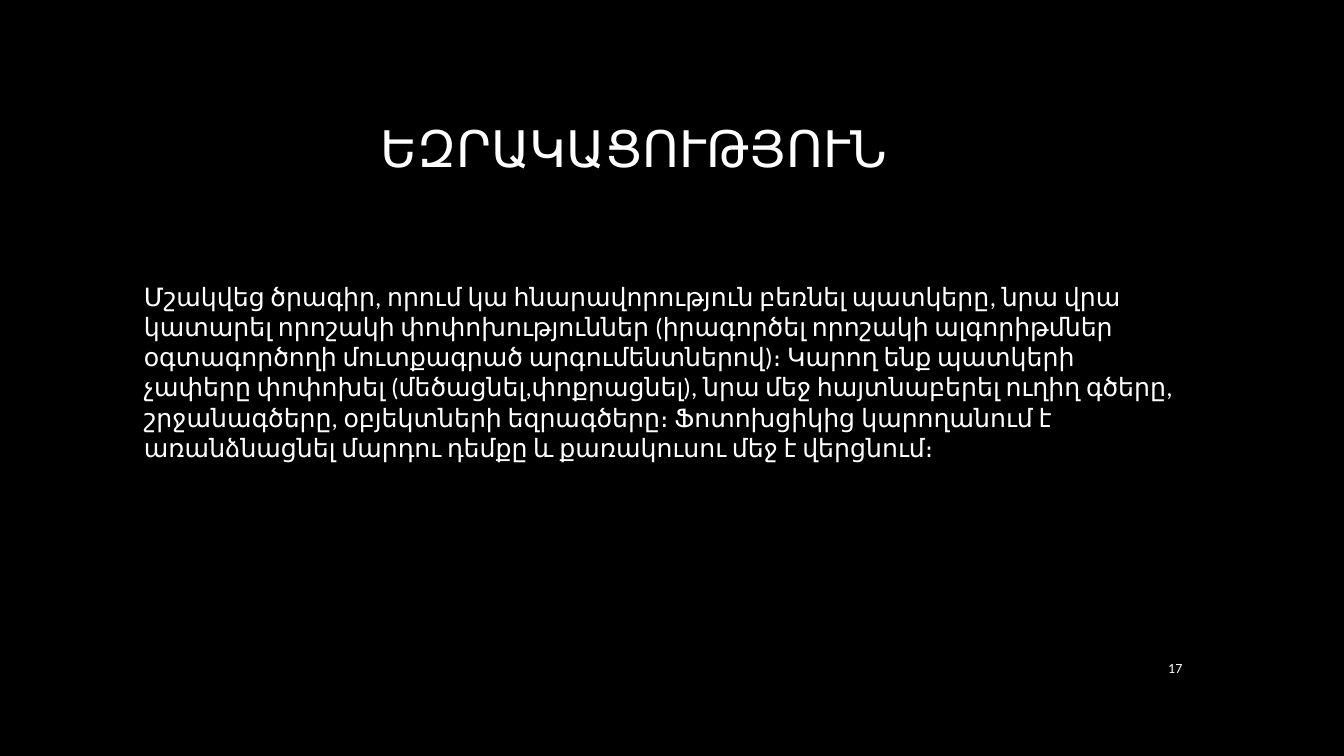
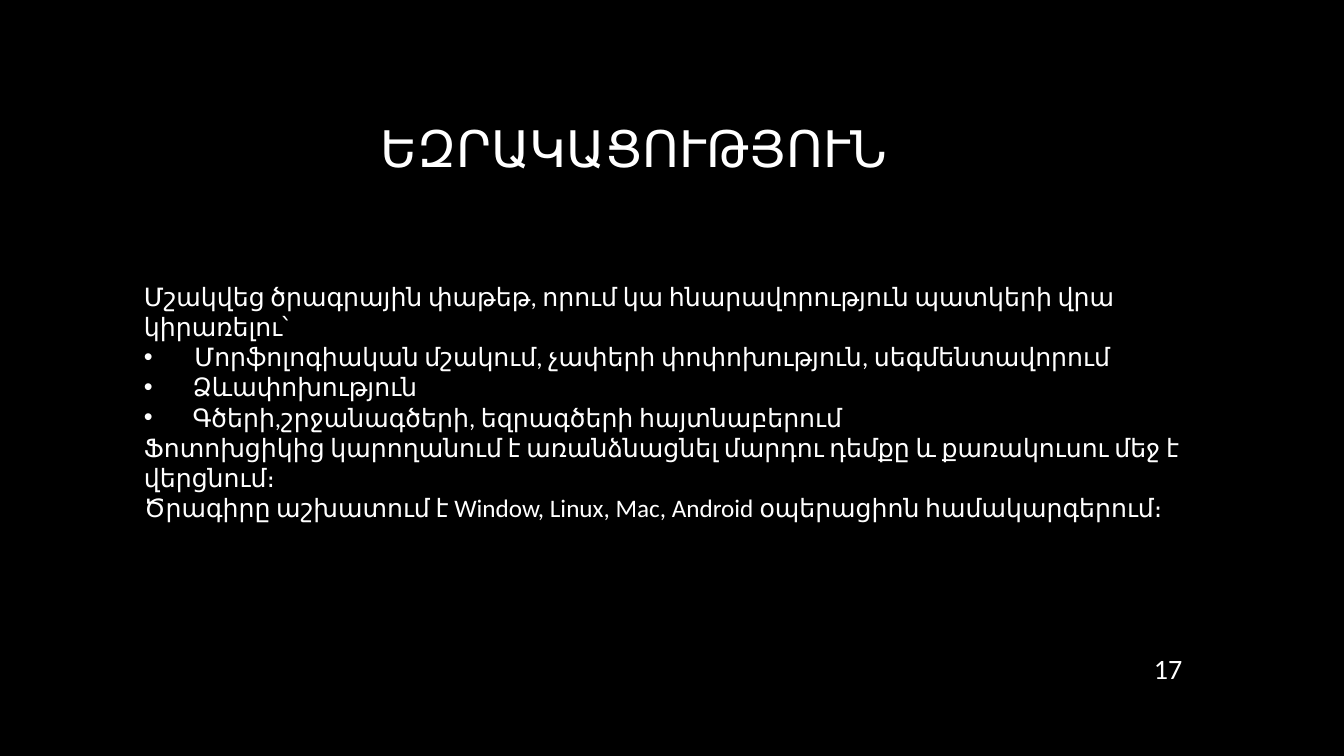
Before and after one commit to CGevorg/OpenKrypton, a slide deck: slide 17 of presentation/Presentation.pptx. Drawn at 1344x756 pixels with LibreOffice and Linux fonts; fonts in the diff are those of the drawing; background and template pictures are left out. Boxes give left, top, right and bottom in pixels: in the first picture for what was removed or moved away, otherwise in the second. Text is boxed around its words. In the diff, an @@ line names an element or a change of style, - is before the commit and + after.

Commit message:
presentation  new version

```diff
--- a/presentation/Presentation.pptx
+++ b/presentation/Presentation.pptx
@@ text at <box>144,287,1179,523</box>: text changed @@
-Մշակվեց ծրագիր, որում կա հնարավորություն բեռնել պատկերը, նրա վրա կատարել որոշակի փոփոխություններ (իրագործել որոշակի ալգորիթմներ օգտագործողի մուտքագրած արգումենտներով)։ Կարող ենք պատկերի չափերը փոփոխել (մեծացնել,փոքրացնել), նրա մեջ հայտնաբերել ուղիղ գծերը, շրջանագծերը, օբյեկտների եզրագծերը։ Ֆոտոխցիկից կարողանում է առանձնացնել մարդու դեմքը և քառակուսու մեջ է վերցնում։
+Մշակվեց ծրագրային փաթեթ, որում կա հնարավորություն պատկերի վրա կիրառելու՝
+• Մորֆոլոգիական մշակում, չափերի փոփոխություն, սեգմենտավորում
+• Ձևափոխություն
+• Գծերի,շրջանագծերի, եզրագծերի հայտնաբերում
+Ֆոտոխցիկից կարողանում է առանձնացնել մարդու դեմքը և քառակուսու մեջ է վերցնում։
+Ծրագիրը աշխատում է Window, Linux, Mac, Android օպերացիոն համակարգերում։
@@ page number at <box>1154,661,1182,679</box>: size 10 to 20 pt @@
```
Also in this commit, not shown: 5 other slides changed, 1 slide added, 1 slide removed.
